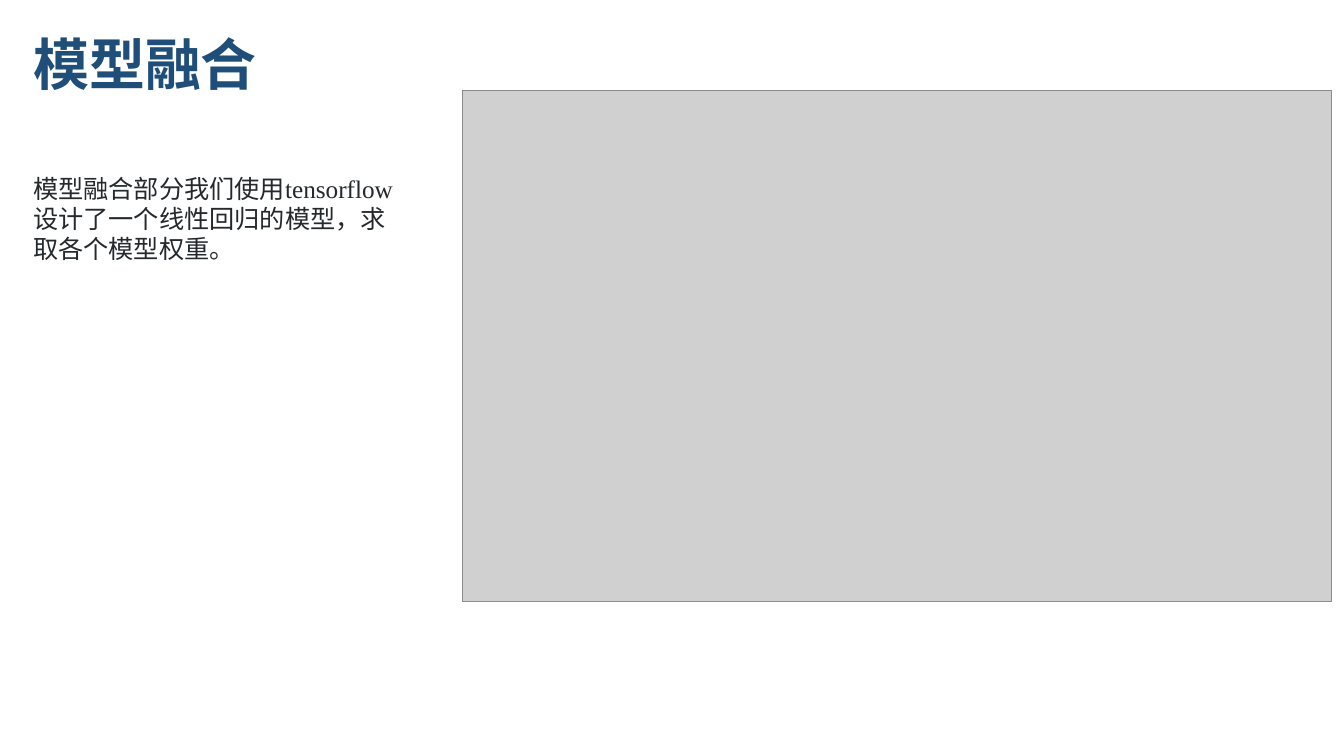
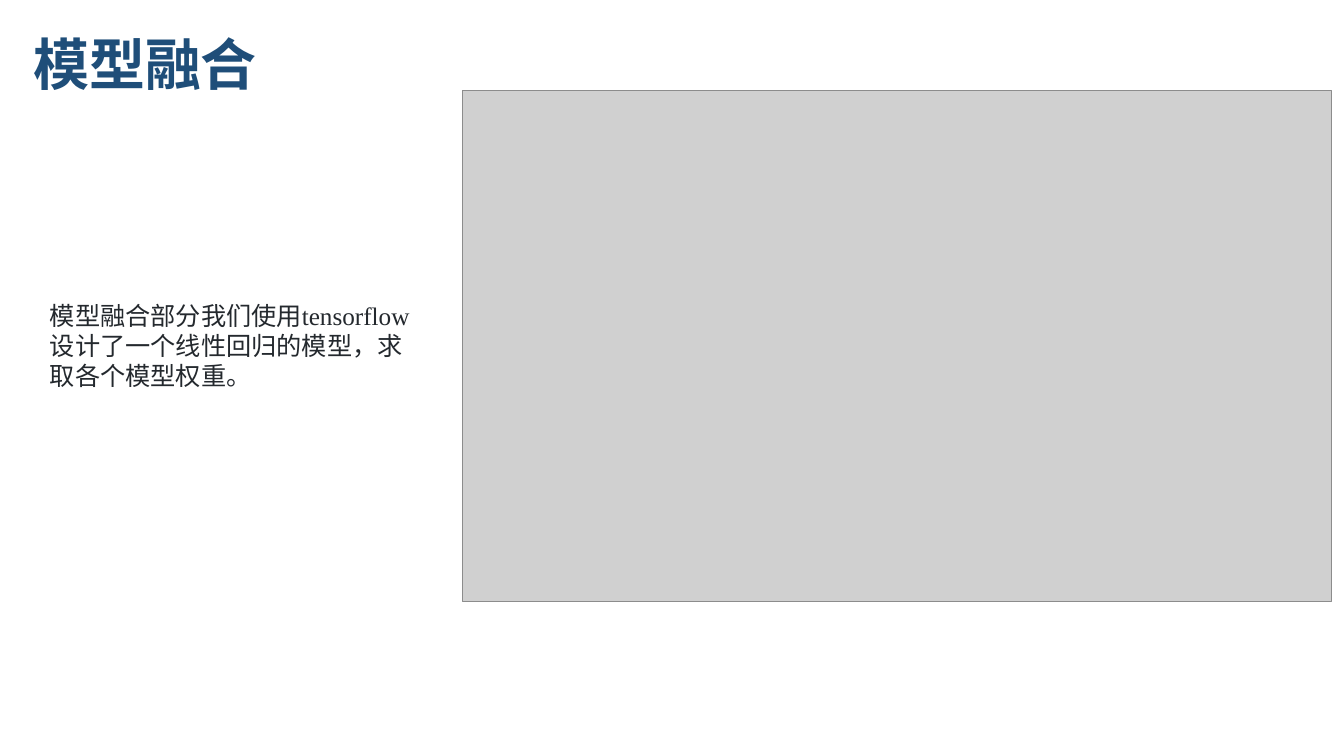
Before and after one commit to lvniqi/tianchi_power, a slide deck: slide 14 of presentation.pptx. Drawn at 1344x756 pixels with LibreOffice and Linux fonts; fonts in the diff are those of the drawing; grey boxes stand for pictures; background and template pictures are left out. Boxes give left, top, right and bottom in pixels: in the first picture for what was removed or moved away, otherwise in the second. Text is boxed around its words. In the diff, an @@ line names an element or a change of style, - is before the commit and + after.

```diff
--- a/presentation.pptx
+++ b/presentation.pptx
@@ text "模型融合部分我们使用tensorflow设计了一个线性回归的模型，求取各个模型权重。": place and size @@
-text "模型融合部分我们使用tensorflow设计了一个线性回归的模型，求取各个模型权重。" at <box>33,177,393,260</box>
+text "模型融合部分我们使用tensorflow设计了一个线性回归的模型，求取各个模型权重。" at <box>50,304,410,387</box>
```
Also in this commit, not shown: 9 other slides changed.
